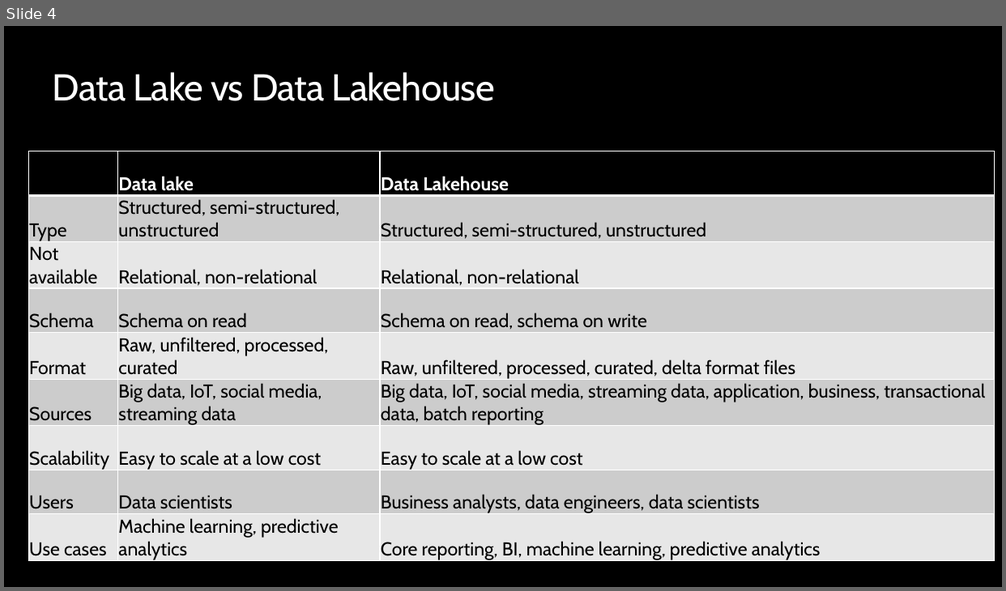
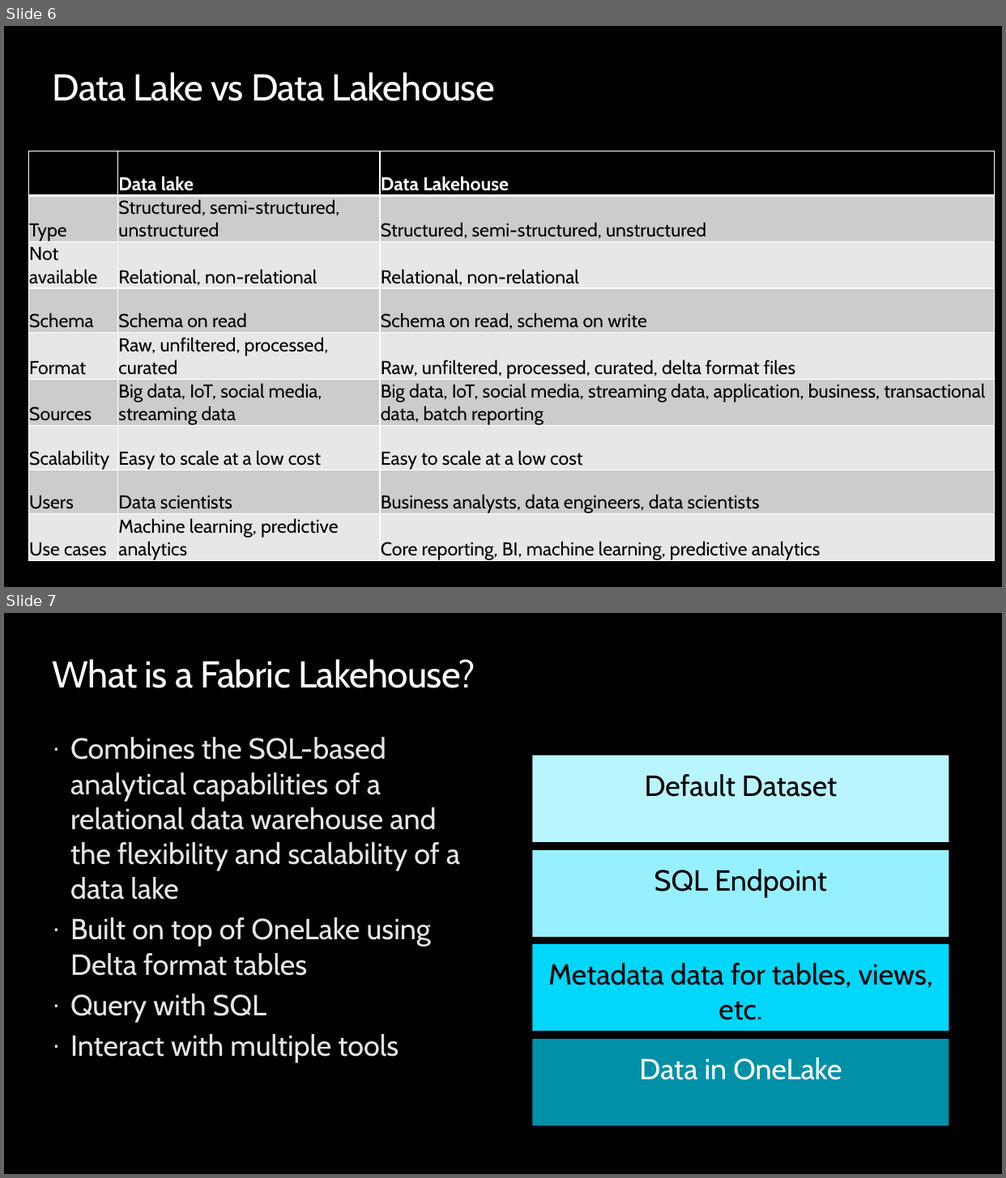
Before and after one commit to opsgility/fabric, a slide deck: slides/Dantoni-Opsgility-MSFabric-Module4.pptx. Shown one above the other, each under a label of ours: slide 4 before the commit, slides 6 and 7 after it. The pictures are 1006x591 and 1006x1178 pixels, drawn with LibreOffice and Linux fonts; fonts in the diff are those of the drawing; background and template pictures are left out. Boxes give left, top, right and bottom in pixels: in the first picture for what was removed or moved away, otherwise in the second. Text is boxed around its words. In the diff, an @@ line names an element or a change of style, - is before the commit and + after.

```diff
--- a/slides/Dantoni-Opsgility-MSFabric-Module4.pptx
+++ b/slides/Dantoni-Opsgility-MSFabric-Module4.pptx
@@ slide 7 added at <box>4,613,1002,1174</box>, background #000000 @@
@@ title added at <box>52,659,475,688</box>, 36 pt, text #FFFFFF @@
+What is a Fabric Lakehouse?
@@ text added at <box>70,737,460,1063</box>, 28 pt, text #E6E6E6 @@
+· Combines the SQL-based analytical capabilities of a relational data warehouse and the flexibility and scalability of a data lake
+· Built on top of OneLake using Delta format tables
+· Query with SQL
+· Interact with multiple tools
@@ rectangle added at <box>533,756,948,842</box>, fill #B9F5FF, 28 pt, text #000000 @@
+Default Dataset
@@ rectangle added at <box>533,850,948,937</box>, fill #96F0FF, 28 pt, text #000000 @@
+SQL Endpoint
@@ rectangle added at <box>533,944,948,1031</box>, fill #00D7FB, 28 pt, text #000000 @@
+Metadata data for tables, views, etc.
@@ rectangle added at <box>533,1039,948,1126</box>, fill #0090A8, 28 pt, text #FFFFFF @@
+Data in OneLake
@@ what was slide 4 is now slide 6 @@
```
Also in this commit, not shown: 3 slides changed, 7 other slides added, 2 slides removed, 4 other files.
